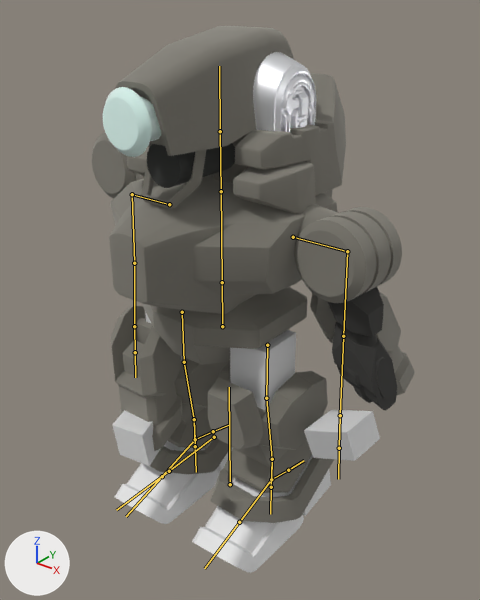
A saved change to the FBX model Assets/Resources/Models/Soilder_Animation.fbx.
Both versions are drawn from a camera (50 mm lens) standing at (4.17, -5.02, 5.74) and looking at (0.19, -0.05, 2.66). Arrows for +X, +Y and +Z are at lower left; the lights stay in place. The older version comes first. Both versions are drawn at frame 1 of the action 'Bones|Idle_V0'; the numbers are the values there. The bones that change, and the others that lie on the model, are drawn over the model as lines.

In view in the first picture: 'Arm_0', 'Body_SK', 'Forearm', 'Hand_SK', 'Head_SK', 'Hips_SK', 'Leg_SK', 'Shoulder_1', 'UpLeg_SK', '立方体.024' and 1 more.
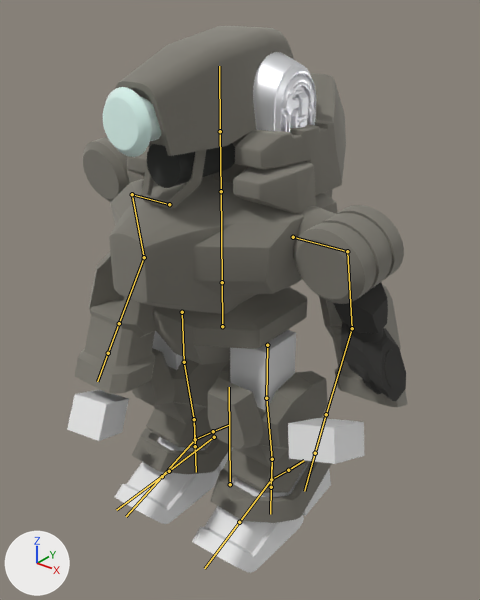
What the commit changed:
Bone 'Shoulder_L' (bone_shoulder_l) turns from (0, 0, 0) to (0, 11, 0) degrees about its own x, y and z.
Bone 'LowerArm_L' (bone_lowerarm_l) turns from (0, 0, 0) to (39, 0, 0) degrees about its own x, y and z.
Bone 'Shoulder_R' (bone_shoulder_r) turns from (0, 0, 0) to (0, -11, 0) degrees about its own x, y and z.
Bone 'LowerArm_R' (bone_lowerarm_r) turns from (0, 0, 0) to (39, 3, 0) degrees about its own x, y and z.

What differs and where, as boxes [x1, y1, x2, y2] in the pictures (480 x 600 px):
'Forearm', posed (9% wider)
    before: [110, 292, 415, 451]
    after: [74, 252, 408, 407]
'Shoulder_1', posed
    before: [92, 133, 402, 303]
    after: [83, 137, 404, 304]
'Hand_SK', posed
    before: [112, 410, 380, 466]
    after: [67, 390, 364, 464]
'Arm_0', posed
    before: [328, 287, 397, 411]
    after: [333, 282, 406, 401]
bone 'LowerArm_L', root to tip
    before: (343, 336) to (340, 415)
    after: (352, 328) to (326, 414)
bone 'LowerArm_R', root to tip
    before: (134, 263) to (134, 326)
    after: (144, 257) to (119, 323)
